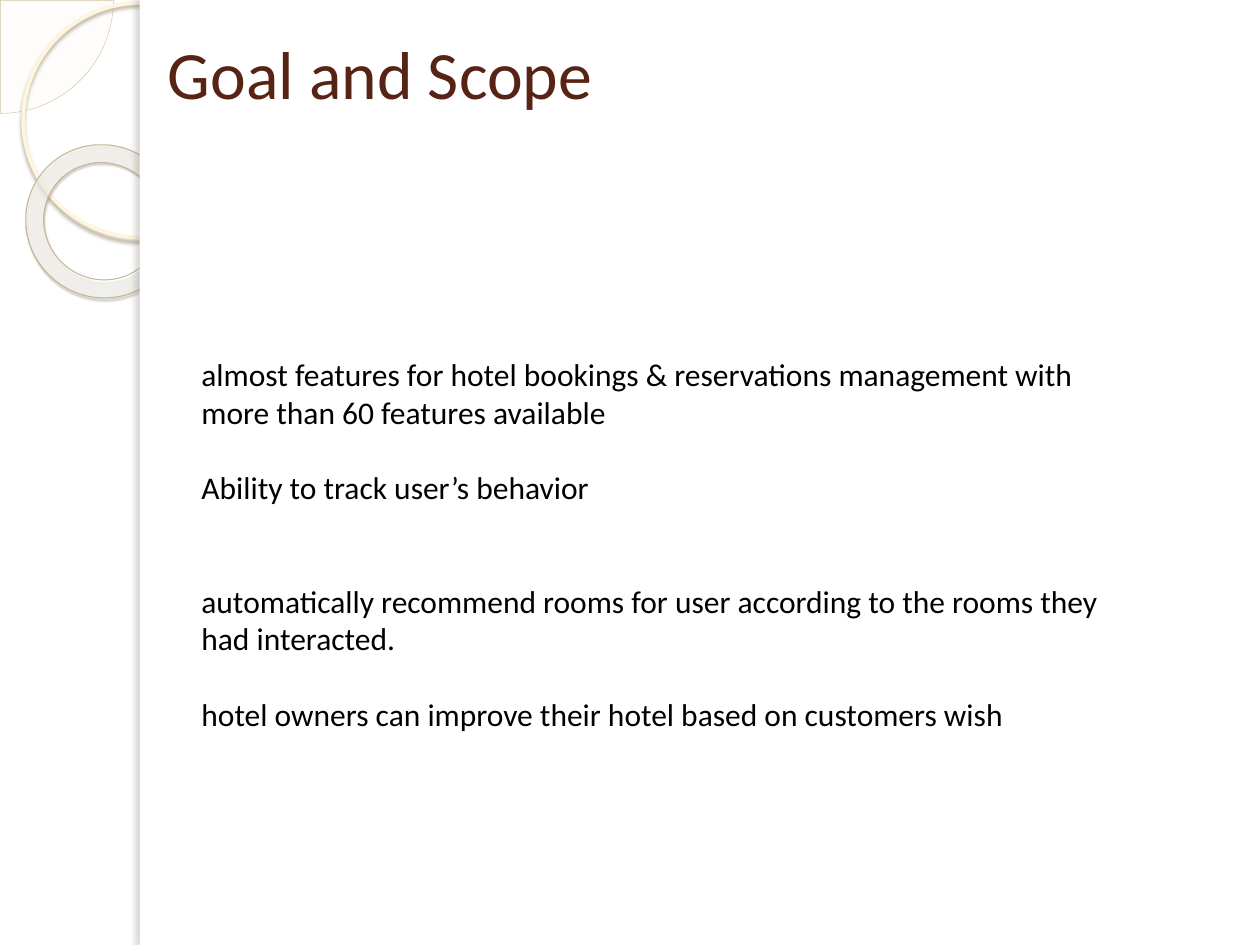
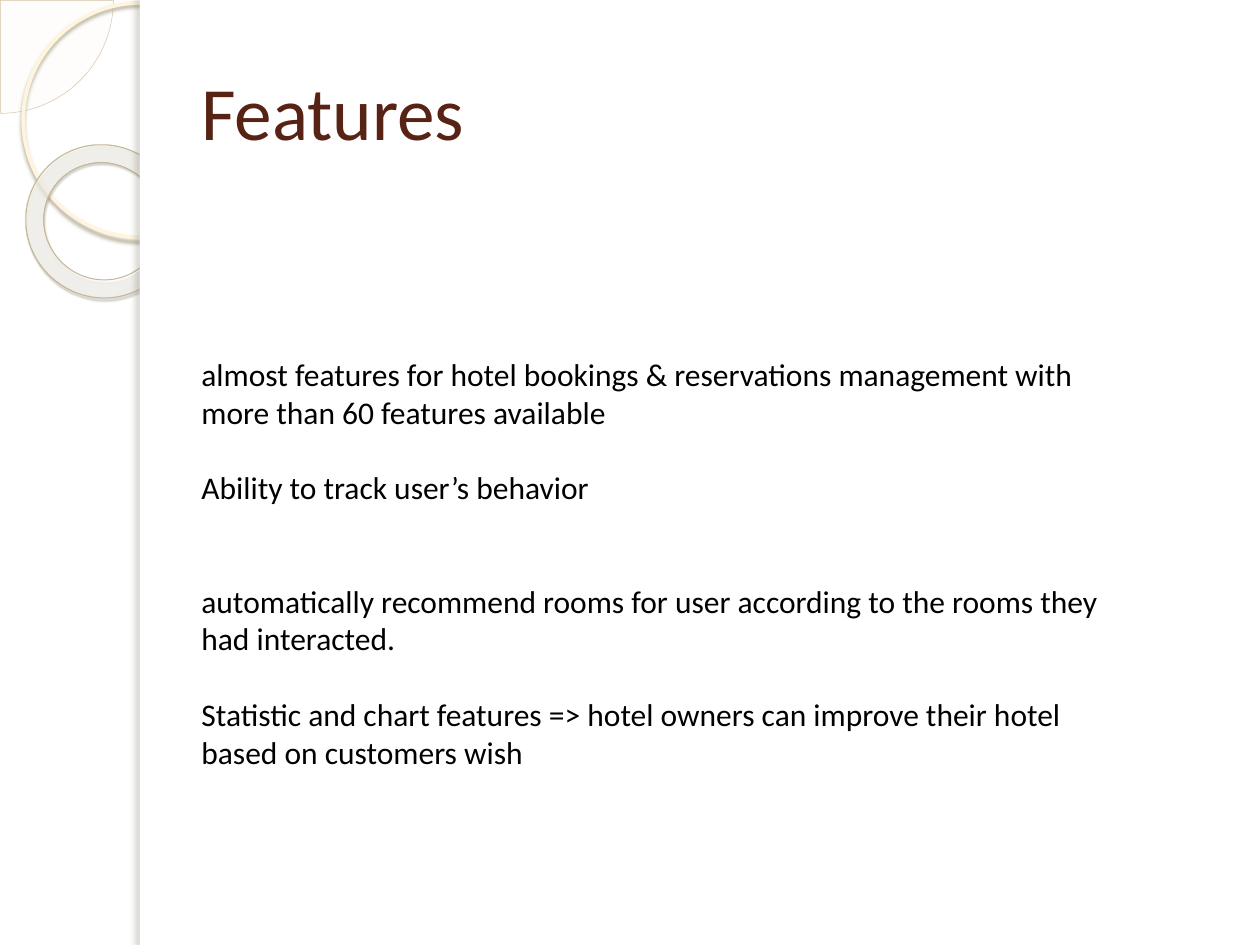
Before and after one commit to dohungcuongdev/thesis-documentation, a slide deck: slide 19 of Thesis-review.pptx. Drawn at 1260x945 pixels with LibreOffice and Linux fonts; fonts in the diff are those of the drawing; background and template pictures are left out. Boxes give left, top, right and bottom in pixels: in the first picture for what was removed or moved away, otherwise in the second. Text is boxed around its words. In the diff, an @@ line names an element or a change of style, - is before the commit and + after.

```diff
--- a/Thesis-review.pptx
+++ b/Thesis-review.pptx
@@ title removed at bbox=[168, 52, 592, 110] @@
-Goal and Scope
@@ title added at bbox=[201, 91, 464, 141], 43 pt, text #572314 @@
+Features
@@ text at bbox=[201, 704, 1060, 765]: text changed @@
-hotel owners can improve their hotel based on customers wish
+Statistic and chart features => hotel owners can improve their hotel based on customers wish
```
Also in this commit, not shown: 2 other slides changed, 1 slide added, 3 slides removed, 1 other file.
